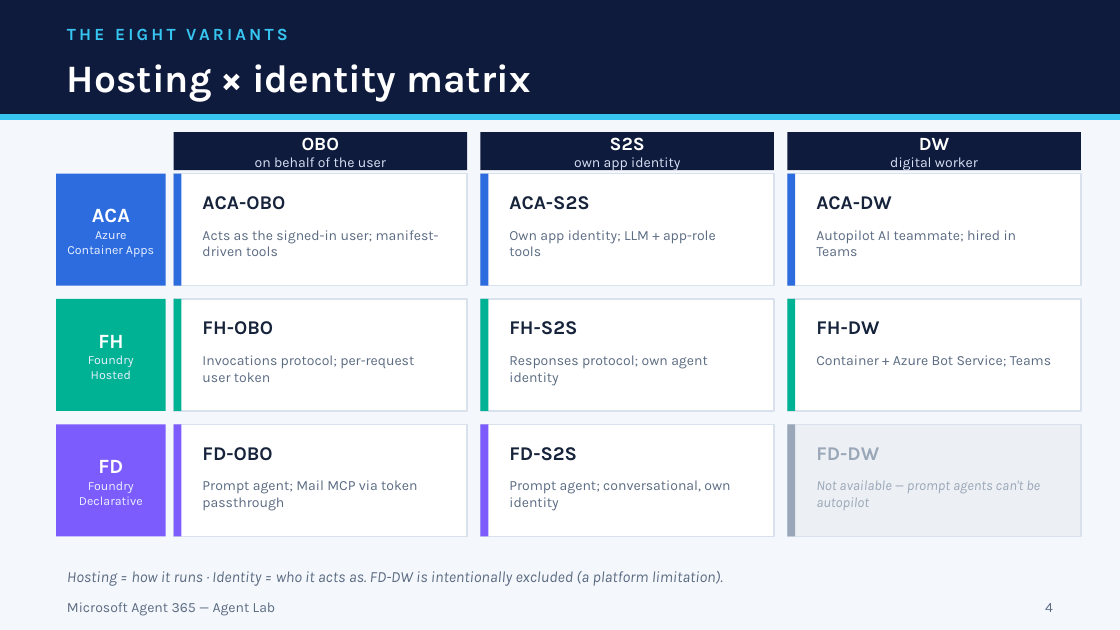
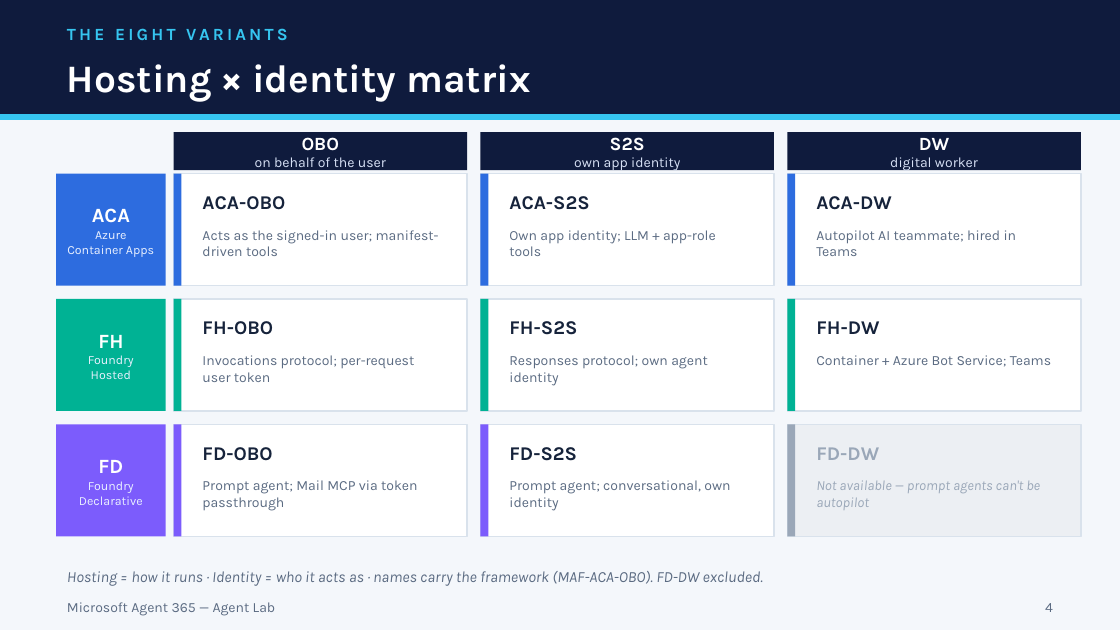
Before and after one commit to stefanpems/a365-lab-toolkit, a slide deck: slide 4 of Agent365-Lab-Overview.pptx. Drawn at 1120x630 pixels with LibreOffice and Linux fonts; fonts in the diff are those of the drawing. Boxes give left, top, right and bottom in pixels: in the first picture for what was removed or moved away, otherwise in the second. Text is boxed around its words. In the diff, an @@ line names an element or a change of style, - is before the commit and + after.

```diff
--- a/Agent365-Lab-Overview.pptx
+++ b/Agent365-Lab-Overview.pptx
@@ text at bbox=[67, 571, 763, 586]: text changed @@
-Hosting = how it runs · Identity = who it acts as. FD-DW is intentionally excluded (a platform limitation).
+Hosting = how it runs · Identity = who it acts as · names carry the framework (MAF-ACA-OBO). FD-DW excluded.
```
Also in this commit, not shown: 2 other slides changed, 16 other files.
